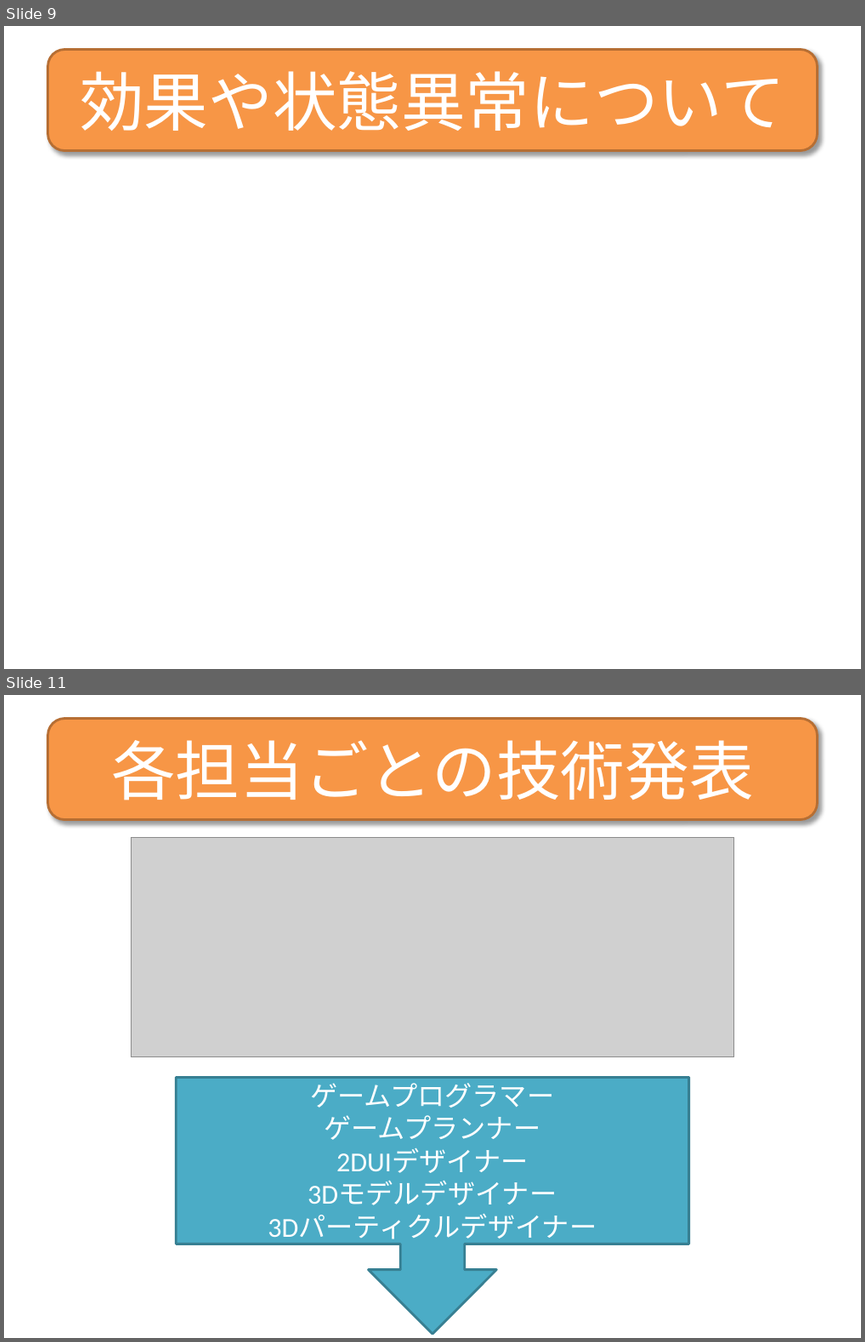
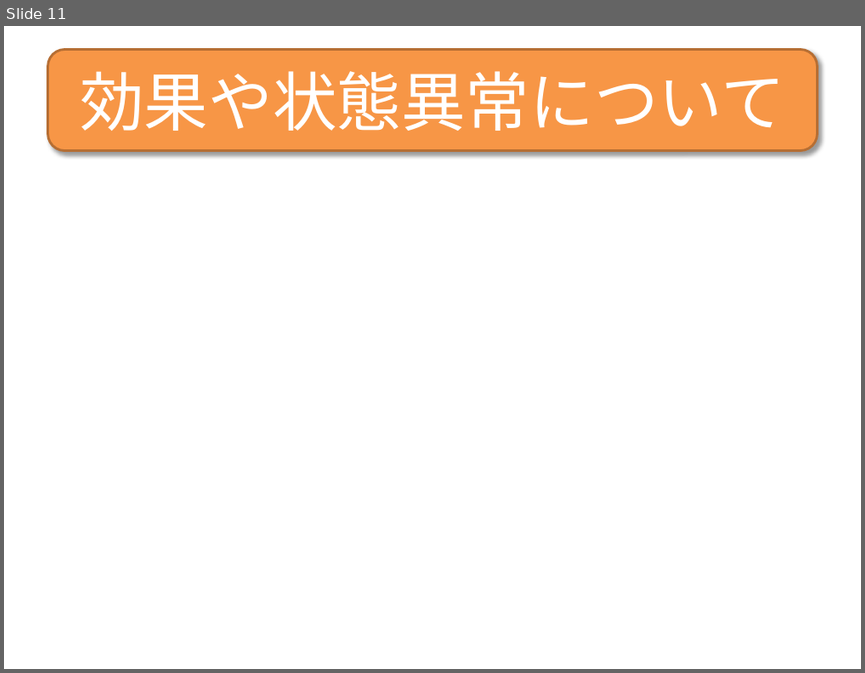
Before and after one commit to TeamNogic/Nogic, a slide deck: プレゼン/Nogic.pptx. Shown one above the other, each under a label of ours: slides 9 and 11 before the commit, slide 11 after it; the slides between them are not shown. The pictures are 865x1342 and 865x673 pixels, drawn with LibreOffice and Linux fonts; fonts in the diff are those of the drawing; grey boxes stand for pictures. Boxes give left, top, right and bottom in pixels: in the first picture for what was removed or moved away, otherwise in the second. Text is boxed around its words. In the diff, an @@ line names an element or a change of style, - is before the commit and + after.

```diff
--- a/プレゼン/Nogic.pptx
+++ b/プレゼン/Nogic.pptx
@@ slide 11 removed at (4,695,861,1338), background #FFFFFF @@
@@ rounded rectangle removed at (47,718,817,819) @@
-各担当ごとの技術発表
@@ picture removed at (131,837,734,1056) @@
@@ down arrow callout removed at (177,1077,688,1333) @@
-ゲームプログラマー
-ゲームプランナー
-2DUIデザイナー
-3Dモデルデザイナー
-3Dパーティクルデザイナー
@@ what was slide 9 is now slide 11 @@
```
Also in this commit, not shown: 2 slides changed, 2 slides added, 5 other slides removed, 6 other files.
